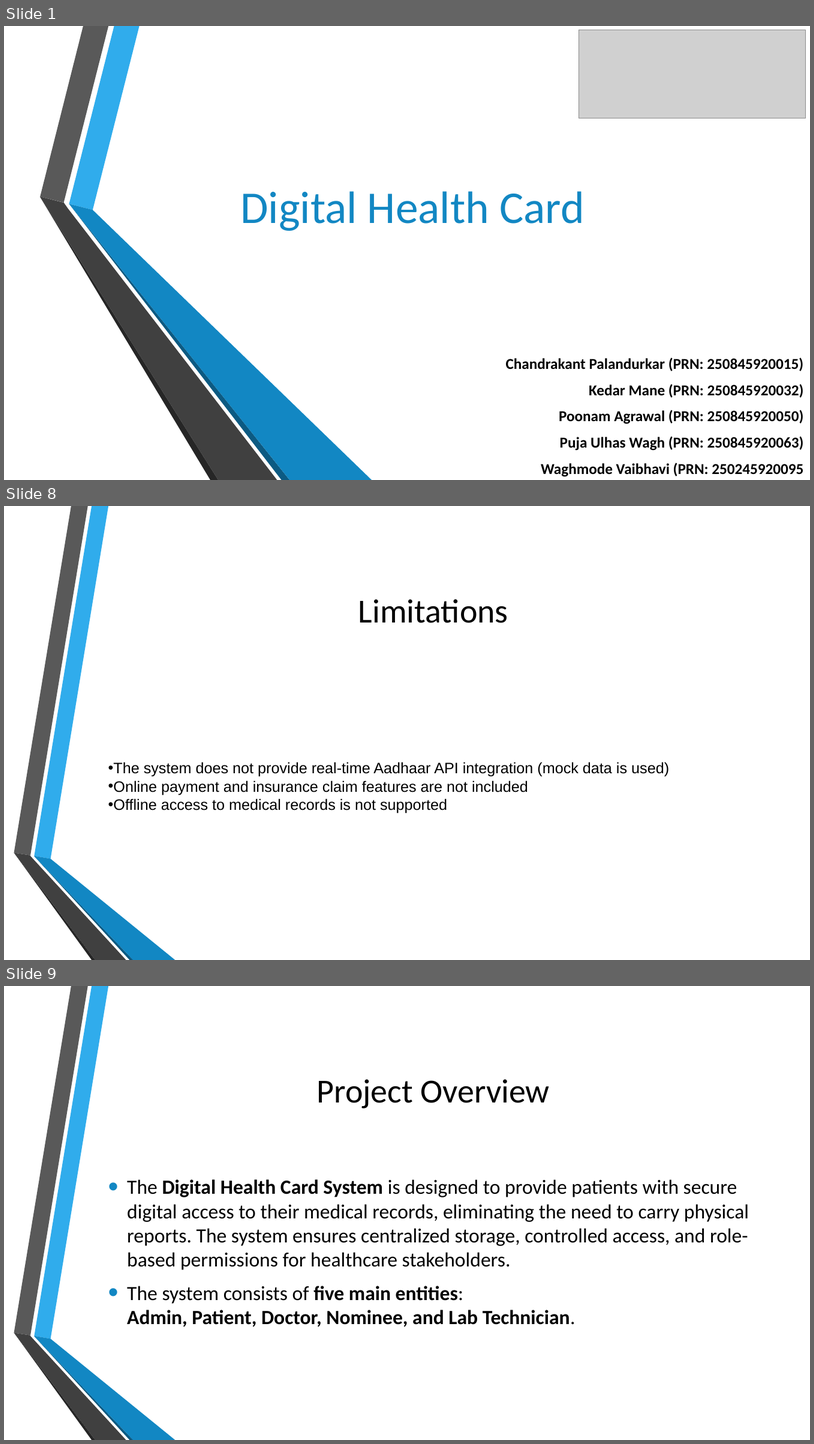
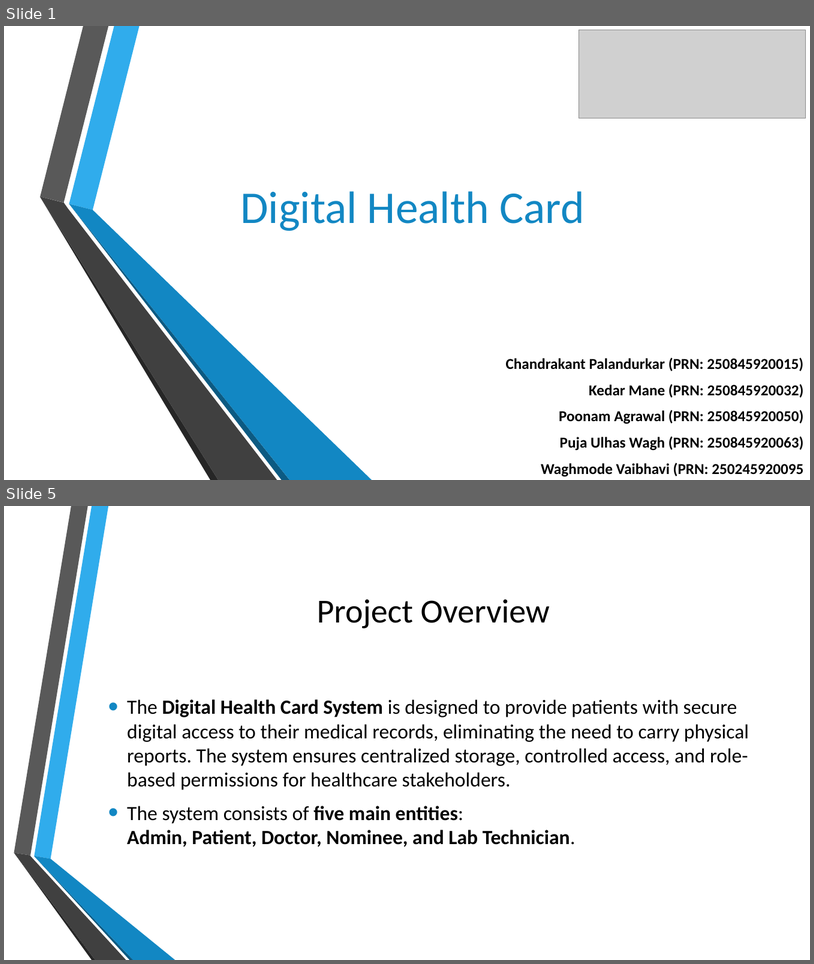
Before and after one commit to kedar3016/DIGITAL_HEALTH_CARD, a slide deck: Digital Health Card.pptx. Shown one above the other, each under a label of ours: slides 1, 8 and 9 before the commit, slides 1 and 5 after it; the slides between them are not shown. The pictures are 814x1444 and 814x964 pixels, drawn with LibreOffice and Linux fonts; fonts in the diff are those of the drawing; grey boxes stand for pictures; background and template pictures are left out. Boxes give left, top, right and bottom in pixels: in the first picture for what was removed or moved away, otherwise in the second. Text is boxed around its words. In the diff, an @@ line names an element or a change of style, - is before the commit and + after.

```diff
--- a/Digital Health Card.pptx
+++ b/Digital Health Card.pptx
@@ slide 8 removed at [4, 506, 810, 960], background picture (left out); not listed: 6 template elements that a slide beside it also shows @@
@@ title removed at [359, 599, 509, 623] @@
-Limitations
@@ text removed at [108, 762, 669, 813] @@
-• The system does not provide real-time Aadhaar API integration (mock data is used)
-• Online payment and insurance claim features are not included
-• Offline access to medical records is not supported
@@ what was slide 9 is now slide 5 @@
```
Also in this commit, not shown: 9 slides changed, 8 slides added.
